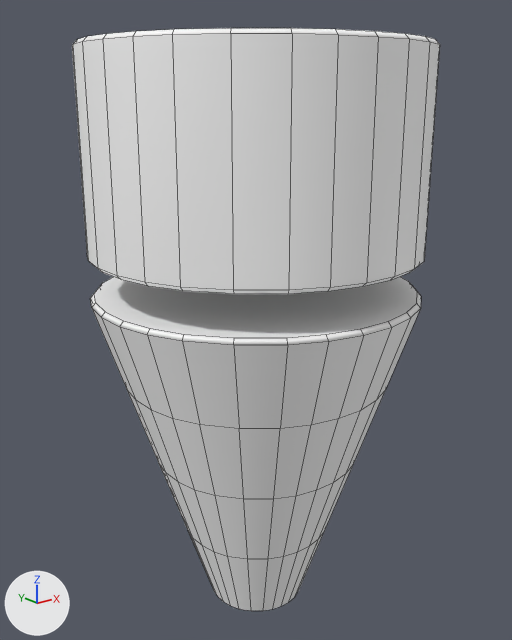
An edit to the FBX model Assets/Models/Interface/interface-dial.fbx, drawn before and after from the same camera.
Both versions are drawn from a 50 mm camera at (-0.0423, -0.0528, 0.071) aimed at (0.0004, 0.0006, 0.0496). Lighting does not change. The marker at lower left points along +X, +Y and +Z. Mesh edges are drawn as thin lines. Where no turn or scale is listed for an object, it has been applied to the vertices.

Objects in the first picture: 'DialBottom', 'DialTop'.
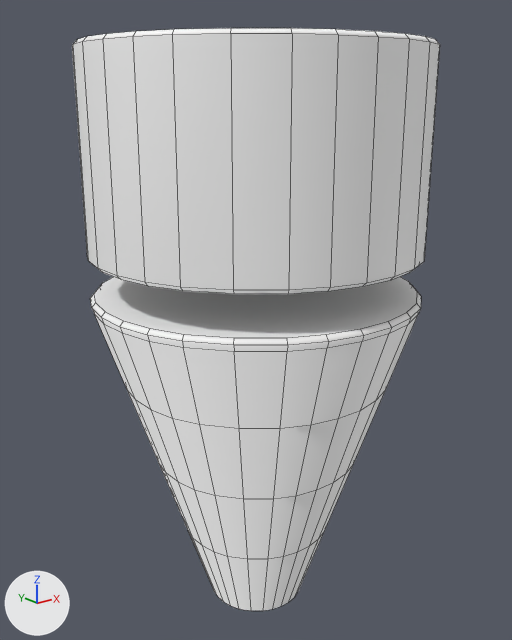
What the commit changed:
me_scene_021 is used by ob_dialbottom; location (0.0, 0.0, 0.0532).
me_scene_021 had 168 vertices, 142 faces and spanned x -0.0159..0.0159, y -0.0159..0.0159, z -0.0341..0.0.
me_scene_021 now has 196 vertices, 170 faces and spans x -0.0159..0.0159, y -0.0159..0.0159, z -0.0341..0.0.
Part 1, on me_scene_021:
28 faces are deleted.
28 vertices are added at x -0.0157..0.0157, y -0.0157..0.0157, z -0.001.
56 new faces join them.
me_scene_021 part 2: the surface is now shaded smooth.

Changed parts and their boxes [x1, y1, x2, y2] in the pictures (512 x 640 px):
part 1 of me_scene_021, built on
    both: [92, 309, 420, 428]
